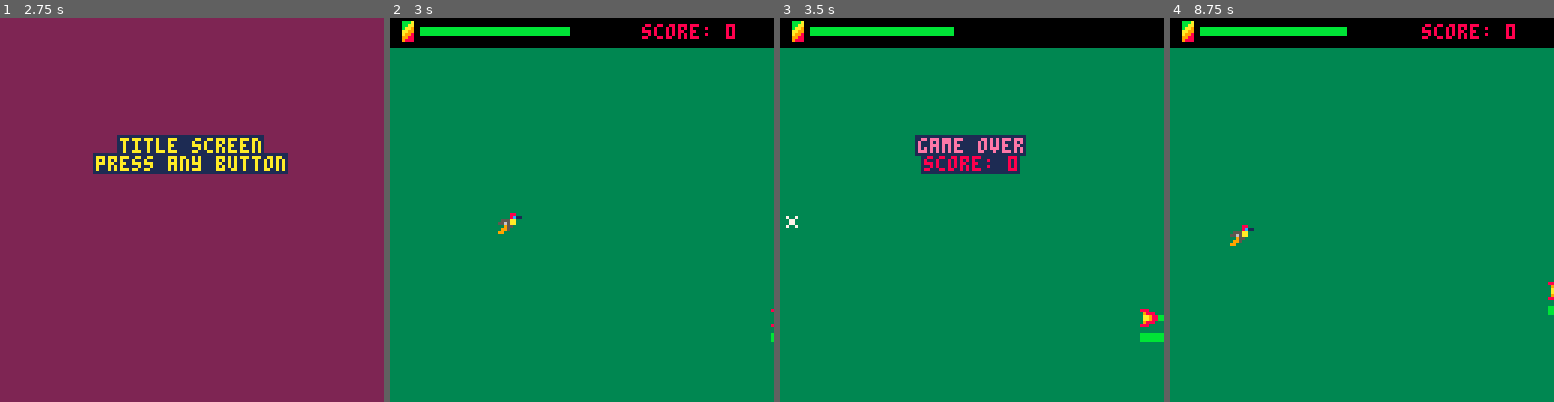
Above: before the commit, frames 1-4 (left to right).
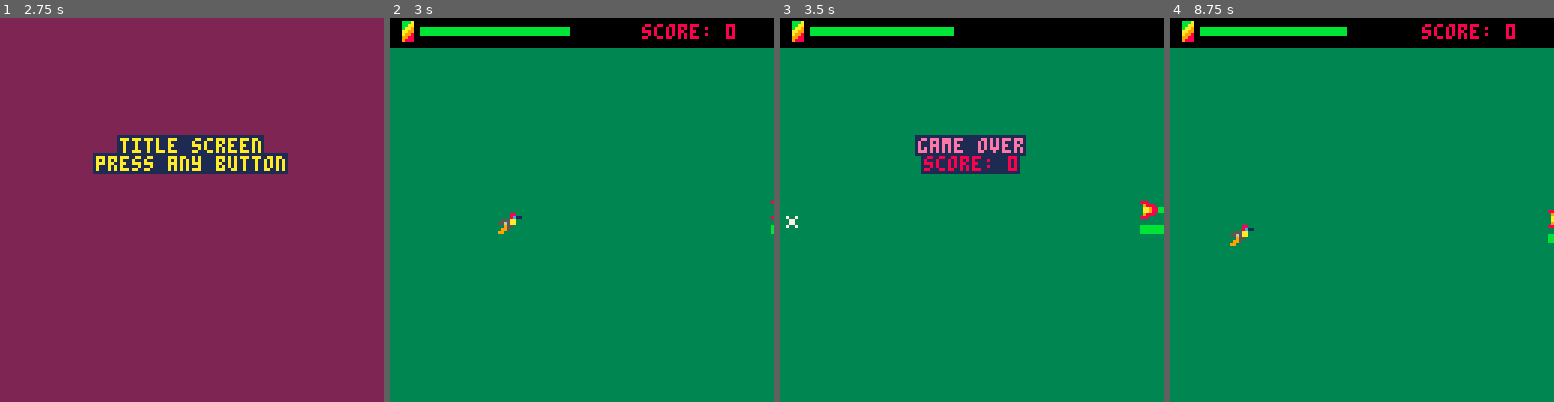
Above: after the commit, the same moments.

Repository: Cuttleshock/PICO-8-projects
Game: PICO-8 cartridge humm.p8
Same seed, same stepped clock (60 frames per second), same inputs: the game is played once before the commit and once after it.
Inputs:
- Up to frame 1 (2.75 s): tap X (X key) at 0.33, 1.07, 1.85 s; tap O (Z key) at 0.7, 1.7, 2.1, 2.5 s; hold Right 1.6-2.1 s; hold Up 2.15-2.42 s; hold Right from 2.47 s (still down)
- Up to frame 2 (3 s): keep holding Right; tap O (Z key) at 2.9 s; tap X (X key) at 2.97 s
- Up to frame 3 (3.5 s): release Right at 3.03 s; hold Left from 3.08 s (still down); tap O (Z key) at 3.3 s
- Up to frame 4 (8.75 s): release Left at 3.58 s; hold Down 3.63-3.97 s; tap O (Z key) every 0.4 s from 3.7 to 8.5 s; hold Right 4.02-4.68 s; tap X (X key) every 1.12 s from 4.08 to 8.55 s; hold Up 4.73-5.03 s; hold Left 5.08-5.68 s; hold Down 5.73-6.03 s; hold Right 6.08-6.58 s; hold Right 6.63-7.13 s; hold Up 7.18-7.45 s; hold Right 7.5-8.07 s; hold Left 8.12-8.62 s; hold Down from 8.67 s (still down)

Frame 1 is identical in both runs. In frame 2, less than 0.1% of the frame differs, in the area x 99-100%, y 47-85%; in frame 3, 0.6%, in the area x 93-100%, y 47-85%; in frame 4, 0.2%.

Commit message:
Create _sgtype 'score'; have flowers send it when they're fully drained

Diff:
--- a/humm.p8
+++ b/humm.p8
@@ -148,6 +148,7 @@
 	name='flw',
 	sprites={5},
 	juice=0,
+	depleted=false,
 }
 function flower:draw()
 	self.__super.draw(self)
@@ -156,7 +157,7 @@
 	 self.y+9,
 	 self.x+16*self.juice/80,
 	 self.y+11,
-	 self.juice == 0 and 8 or 11
+	 self.depleted and 8 or 11
 	)
 end
 
@@ -170,11 +171,12 @@
 	if nextspawn < 0 then
 		if (actorseed < 0.3
 		 or pc.juice < 60
-		) then
+		) then -- todo: and no non
+		-- depleted flower exists?
 			add(npcs,flower{
 			 juice=80,
 			 x=scrnrt,
-			 y=scrntp+flr(rnd(scrnbt-scrntp-8)),
+			 y=scrntp+flr(rnd(scrnbt-scrntp-9)),
 			 dx=-0.5,
 			})
 		elseif actorseed < 0.6 then
@@ -346,6 +348,11 @@
 						n.juice -= 0.5
 						self.juice += 1
 					end
+				elseif not n.depleted then
+					n.depleted = true
+					signal('score',{
+					 score=3,
+					})
 				end
 			end
 		end
@@ -381,6 +388,8 @@
 		_time = 0
 	elseif _sgtype=='gmover' then
 		_fsm = 'gmover'
+	elseif _sgtype=='score' then
+		_score += _sgparms.score
 	end
 	_sgtype,_sgparms=nil,nil
 end
